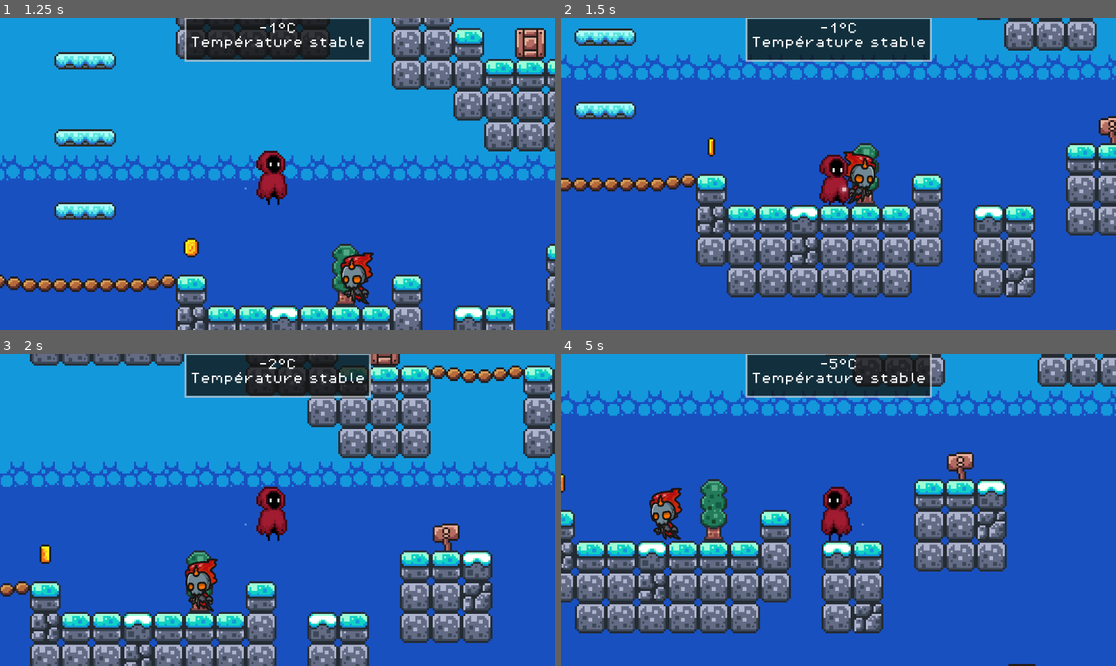
Above: before the commit, frames 1-4 (two rows, left to right).
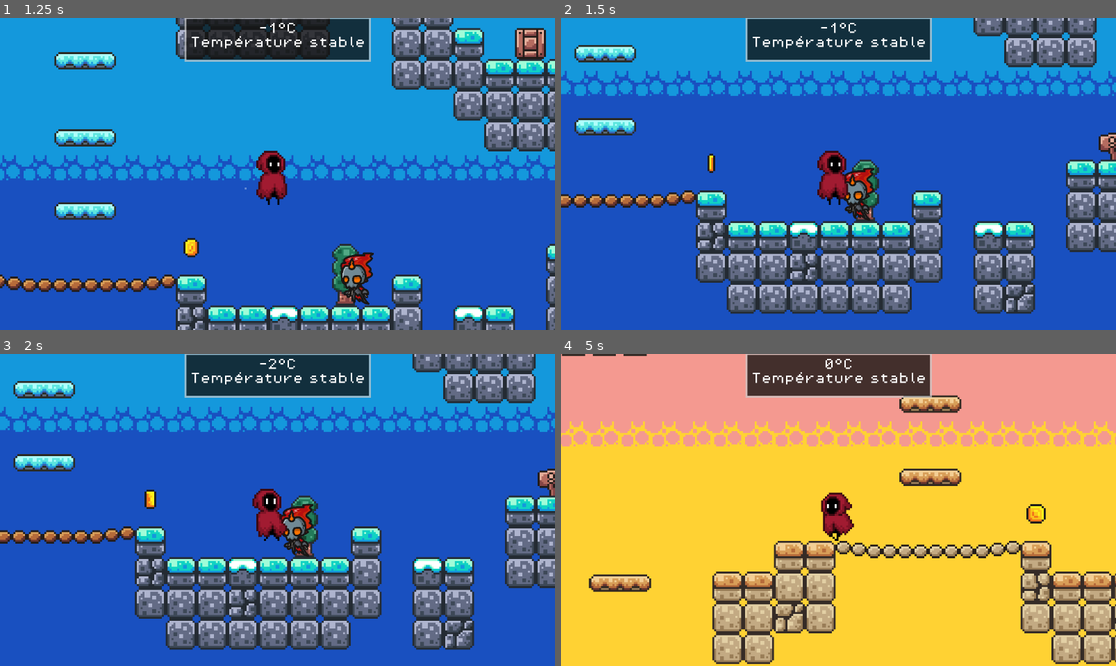
Above: after the commit, the same moments.

Repository: Alexandre74739/GameJam
Game: Godot game, scene res://scenes/game.tscn
The game is run twice, just before and just after one commit, with the same random seed, the same clock (stepped at 60 frames per second) and the same inputs. This scene is started directly instead of the project's main scene.
Inputs:
- Up to frame 1 (1.25 s): hold Right (ui_right) from 0.53 s (still down); tap Space (attack) at 0.6 s; tap Up (jump) at 0.77 s
- Up to frame 2 (1.5 s): keep holding Right (ui_right); tap Space (attack) at 1.35 s
- Up to frame 3 (2 s): keep holding Right (ui_right); tap Up (jump) at 1.52 s
- Up to frame 4 (5 s): release Right (ui_right) at 2.03 s; hold Left (ui_left) 2.03-2.78 s; tap Space (attack) every 0.75 s from 2.1 to 4.35 s; hold Right (ui_right) 2.78-4.28 s; tap Up (jump) at 3.02, 3.77, 4.52 s; hold Left (ui_left) from 4.28 s (still down)

Frame 1 is identical in both runs. In frame 2, 33% of the frame differs, in the area x 0-100%, y 0-95%; in frame 3, 56%; in frame 4, 99%, in the area x 0-100%, y 0-100%.

Commit message:
personnage killer

Diff:
--- a/project.godot
+++ b/project.godot
@@ -15,8 +15,12 @@
 [application]
 
 config/name="GameJam"
-run/main_scene="uid://dlyauu62y1mhx"
+run/main_scene="uid://durc4x7dmglmm"
 config/features=PackedStringArray("4.6", "GL Compatibility")
+
+[autoload]
+
+wave_manager="*uid://lok1x2e7pi3y"
 
 [input]
 
--- a/scenes/pnj.tscn
+++ b/scenes/pnj.tscn
@@ -55,8 +55,7 @@
 height = 28.0
 
 [sub_resource type="CapsuleShape2D" id="CapsuleShape2D_g66xb"]
-radius = 7.0
-height = 28.0
+height = 32.0
 
 [node name="PNJ" type="CharacterBody2D" unique_id=1810933666]
 z_index = 1
--- /dev/null
+++ b/scenes/wave_ui.tscn
@@ -0,0 +1,26 @@
+[gd_scene format=3 uid="uid://cdn7fy2el0h70"]
+
+[ext_resource type="Script" uid="uid://dye2jrwfko7ds" path="res://scripts/wave_ui.gd" id="1_3be7j"]
+[ext_resource type="FontFile" uid="uid://kse5k46uoweq" path="res://assets/fonts/PixelOperator8.ttf" id="2_ke5q7"]
+
+[node name="WaveUI" type="CanvasLayer" unique_id=1403392430]
+script = ExtResource("1_3be7j")
+
+[node name="MarginContainer" type="MarginContainer" parent="." unique_id=1143827860]
+offset_right = 40.0
+offset_bottom = 40.0
+theme_override_constants/margin_left = 20
+theme_override_constants/margin_top = 20
+
+[node name="VBoxContainer" type="VBoxContainer" parent="MarginContainer" unique_id=511177358]
+layout_mode = 2
+
+[node name="WaveLabel" type="Label" parent="MarginContainer/VBoxContainer" unique_id=950183162]
+layout_mode = 2
+theme_override_fonts/font = ExtResource("2_ke5q7")
+text = "Vague : 0"
+
+[node name="EnnemiesLabel" type="Label" parent="MarginContainer/VBoxContainer" unique_id=2138266245]
+layout_mode = 2
+theme_override_fonts/font = ExtResource("2_ke5q7")
+text = "Ennemis : 0"
--- /dev/null
+++ b/scripts/wave_manager.gd
@@ -0,0 +1,54 @@
+extends Node
+
+signal wave_changed(wave_number)
+signal all_enemies_defeated
+
+var current_wave = 0
+var enemies_alive = 0
+var spawn_points = []
+
+# Chemin corrigé
+var enemy_scene = preload("res://scenes/pnj.tscn")
+
+func start_next_wave():
+	current_wave += 1
+	var enemies_to_spawn = current_wave + 1
+
+	emit_signal("wave_changed", current_wave)
+	print("=== VAGUE ", current_wave, " : ", enemies_to_spawn, " ennemis ===")
+
+	# Spawn des ennemis
+	for i in range(enemies_to_spawn):
+		spawn_enemy()
+
+	enemies_alive = enemies_to_spawn
+
+func spawn_enemy():
+	if spawn_points.size() == 0:
+		push_error("Aucun point de spawn défini !")
+		return
+
+	# Choisir un point de spawn aléatoire
+	var spawn_point = spawn_points[randi() % spawn_points.size()]
+
+	# Créer l'ennemi
+	var enemy = enemy_scene.instantiate()
+	enemy.global_position = spawn_point.global_position
+
+	# L'ajouter à la scène principale
+	get_tree().current_scene.add_child(enemy)
+
+func enemy_died():
+	enemies_alive -= 1
+	print("Ennemi mort ! Restants : ", enemies_alive)
+
+	if enemies_alive <= 0:
+		print("=== VAGUE TERMINÉE ===")
+		emit_signal("all_enemies_defeated")
+		# Attendre 2 secondes avant la prochaine vague
+		await get_tree().create_timer(2.0).timeout
+		start_next_wave()
+
+func set_spawn_points(points: Array):
+	spawn_points = points
+	print("Points de spawn configurés : ", spawn_points.size())
Not shown, added: scripts/wave_manager.gd.uid
